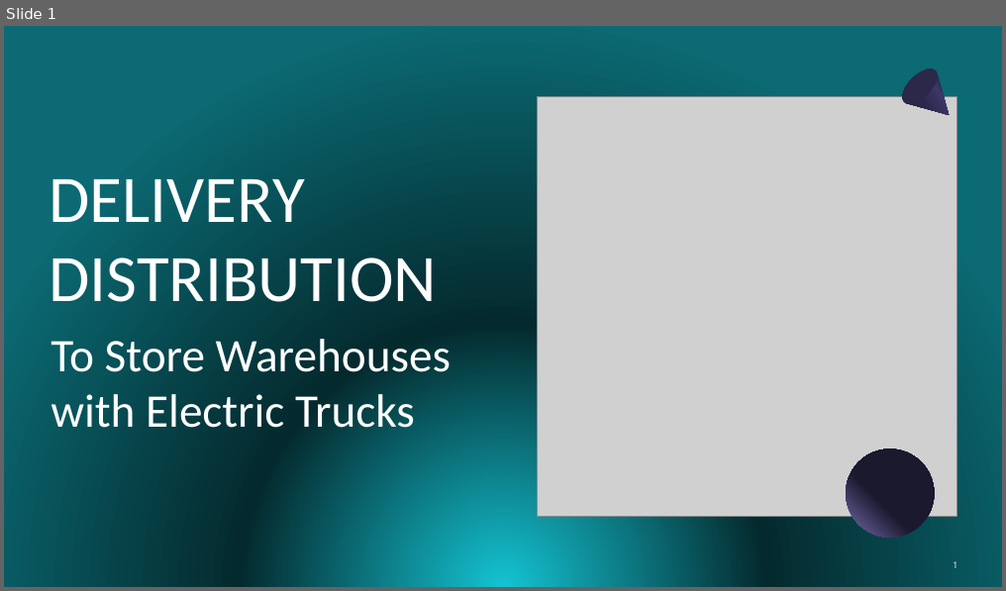
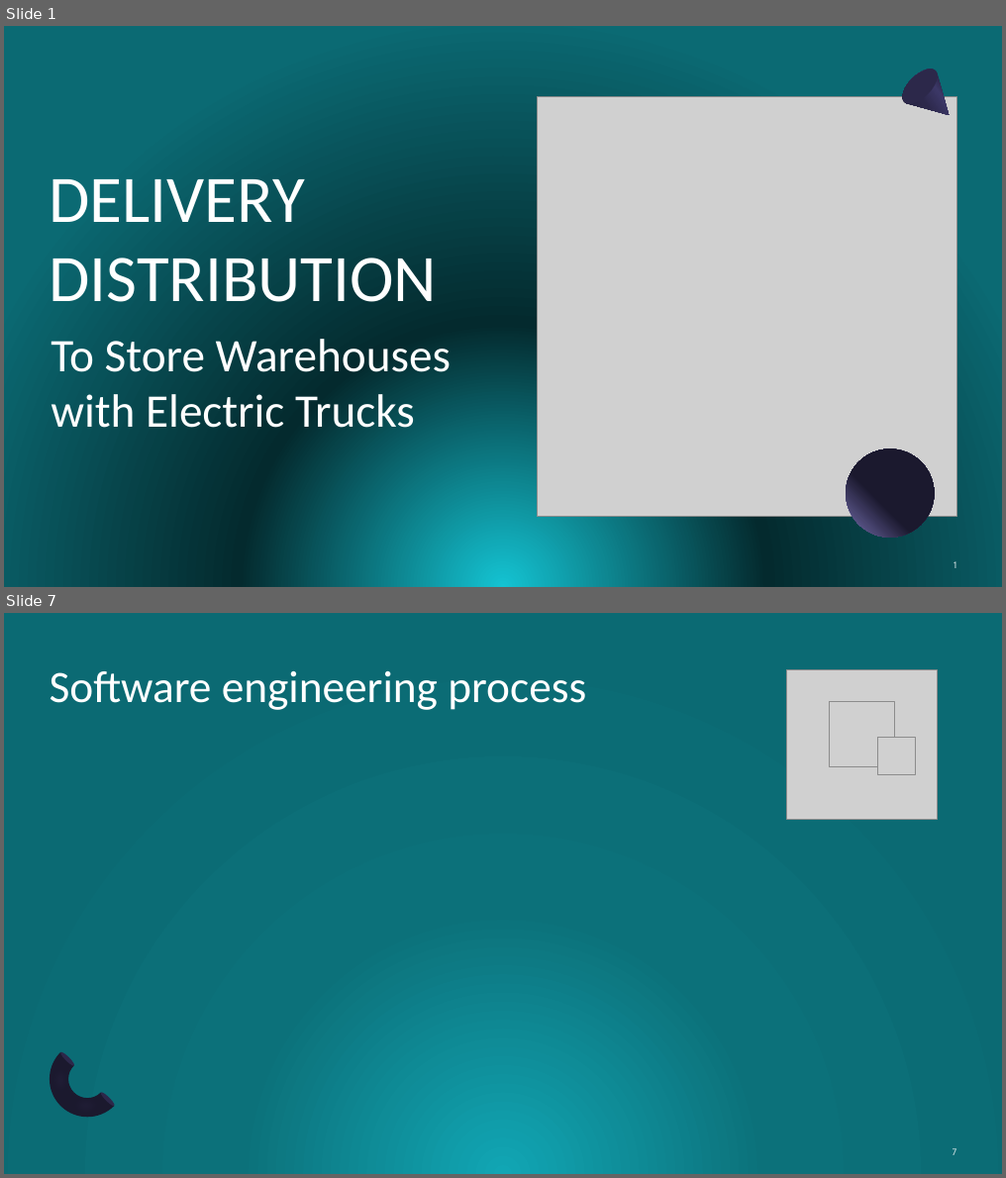
Before and after one commit to prmika/ErasmusProject, a slide deck: Documentation/presentation_lapr5_11_01_2023.pptx. Shown one above the other, each under a label of ours: slide 1 before the commit, slides 1 and 7 after it; the slides between them are not shown. The pictures are 1006x591 and 1006x1178 pixels, drawn with LibreOffice and Linux fonts; fonts in the diff are those of the drawing; grey boxes stand for pictures. Boxes give left, top, right and bottom in pixels: in the first picture for what was removed or moved away, otherwise in the second. Text is boxed around its words. In the diff, an @@ line names an element or a change of style, - is before the commit and + after.

```diff
--- a/Documentation/presentation_lapr5_11_01_2023.pptx
+++ b/Documentation/presentation_lapr5_11_01_2023.pptx
@@ slide 7 added at [4, 613, 1002, 1174], background gradient #11A6B4 to #0C717A to #0B6A73 @@
@@ title added at [50, 671, 586, 710], 43.2 pt, text #FFFFFF @@
+Software engineering process
@@ picture added at [787, 669, 937, 820] @@
@@ picture added at [830, 702, 895, 767] @@
@@ picture added at [877, 738, 915, 774] @@
@@ group added at [34, 1049, 118, 1134]: 2 freeform shapes, 2 ellipses @@
@@ page number added at [952, 1149, 957, 1156], 9 pt, text #FFFFFF at 80% opacity @@
+7
```
Also in this commit, not shown: 9 other slides added, 4 slides removed.
